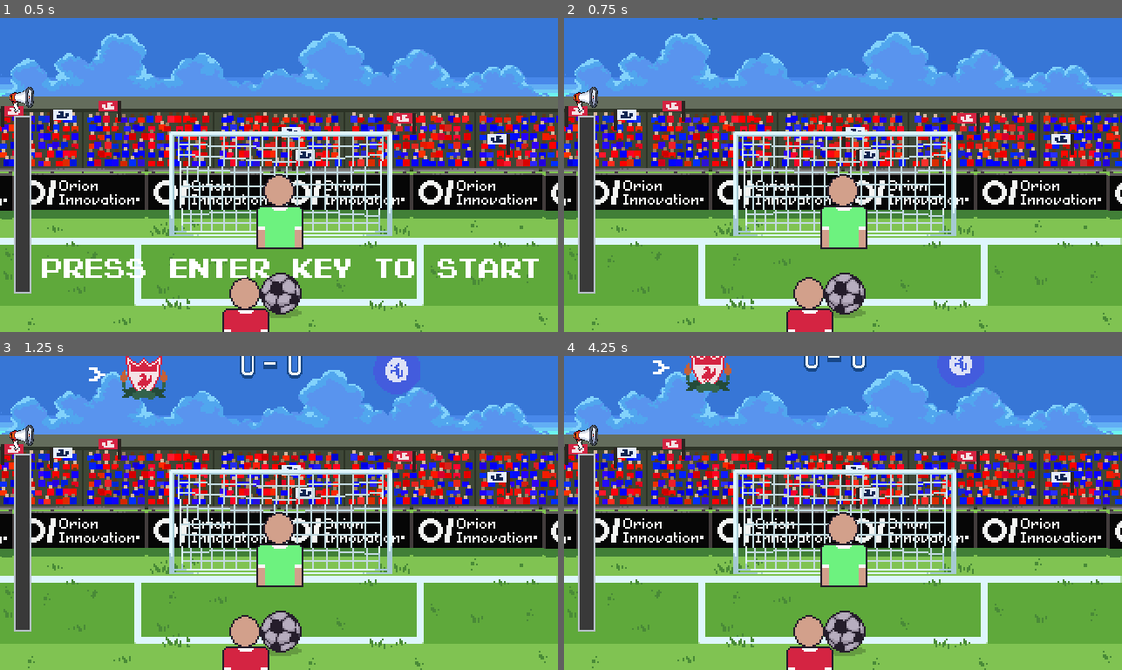
Above: before the commit, frames 1-4 (two rows, left to right).
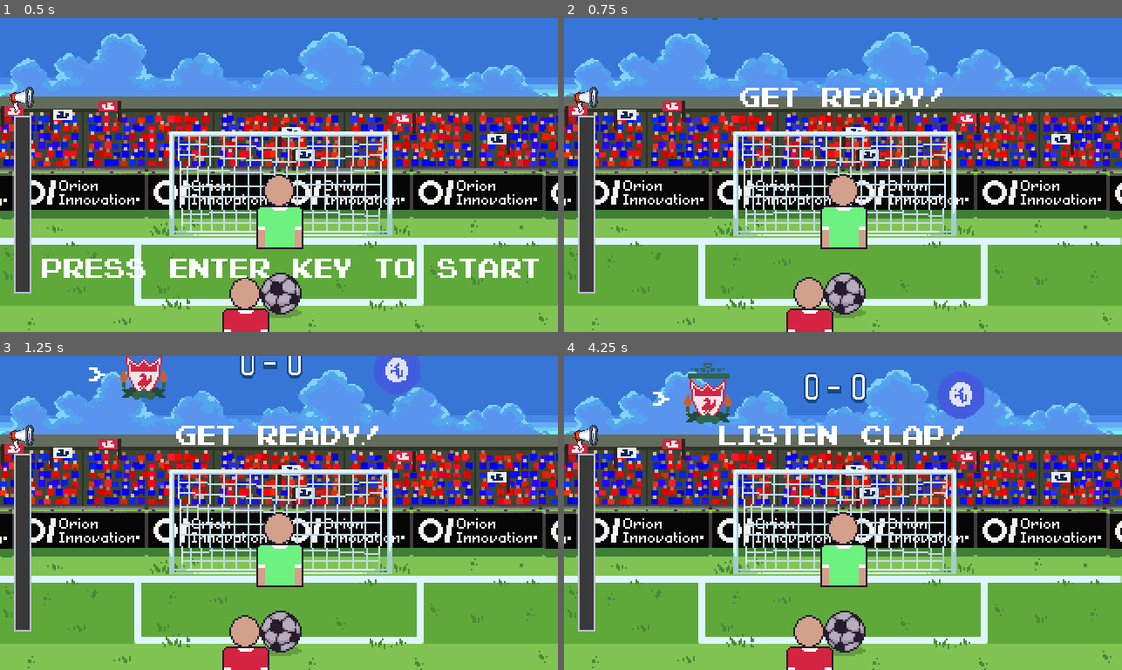
Above: after the commit, the same moments.

Repository: canorion/wegame
Game: Godot game, scene res://stage.tscn
Two runs of this game, one before a commit and one after it. Both use one fixed random seed, a clock stepped at 60 frames per second and the inputs below.
Inputs:
- Up to frame 1 (0.5 s): no input
- Up to frame 2 (0.75 s): tap Enter at 0.5, 0.6 s
- Up to frame 3 (1.25 s): no input
- Up to frame 4 (4.25 s): tap Enter every 0.75 s from 1.35 to 3.6 s

Frame 1 is identical in both runs. In frame 2, 1.0% of the frame differs, in the area x 31-68%, y 22-29%; in frame 3, 1.0%; in frame 4, 4.7%, in the area x 15-76%, y 0-29%.

Commit message:
Change match rule add export

Diff:
--- a/match/ball/ball.tscn
+++ b/match/ball/ball.tscn
@@ -77,6 +77,18 @@
 "update": 0,
 "values": [Vector2(0, -12)]
 }
+tracks/1/type = "value"
+tracks/1/imported = false
+tracks/1/enabled = true
+tracks/1/path = NodePath("Sprite:scale")
+tracks/1/interp = 1
+tracks/1/loop_wrap = true
+tracks/1/keys = {
+"times": PackedFloat32Array(0),
+"transitions": PackedFloat32Array(1),
+"update": 0,
+"values": [Vector2(1, 1)]
+}
 
 [sub_resource type="Animation" id="Animation_gj61k"]
 resource_name = "shoot"
--- a/stage.gd
+++ b/stage.gd
@@ -4,7 +4,8 @@
 @onready var score_ui = $UI/Score
 @onready var results_ui = $UI/Results
 @onready var notice_text = $UI/NoticeText
-@onready var audio_progress = $UI/AudioProgress
+@onready var audio_progress = $UI/AudioProgress/Progress
+@onready var ready_text = $UI/ReadyText
 
 @onready var sounds = {
 	"hold": $Sound/Hold,
@@ -24,11 +25,12 @@
 var away_team_name = ""
 
 var results = {
-	"home": 0,
-	"away": 0,
+	"home": -1,
+	"away": -1,
 }
 
 var current_turn = "home"
+var current_shooter = "home"
 
 @onready var states = {
 	"ready": $States/Ready,
@@ -38,6 +40,8 @@
 	"lose": $States/Lose,
 }
 
+var is_started = false
+
 
 func _ready():
 	if not _fetch_and_init_team_data():
@@ -47,14 +51,20 @@
 
 
 func _unhandled_input(event):
+	if is_started:
+		return
+
 	if event is InputEventKey:
 		if event.pressed and event.keycode == KEY_ENTER:
+			is_started = true
 			_start()
 
 
 func _on_js_message_arrived(msg_dict):
-	if msg_dict.message == "db_level":
+	if msg_dict.message == "db_level_update":
 		_update_audio_progress_value(msg_dict.value)
+	elif msg_dict.message == "db_level":
+		check_cycle(msg_dict.value)
 
 
 func _update_audio_progress_value(value):
@@ -79,7 +89,19 @@
 	change_state("ready")
 
 
-func check_cycle():
+func get_other_side(value):
+	if value == "home":
+		return "away"
+	else:
+		return "home"
+
+
+func check_cycle(value):
+	#results[current_turn] = value
+	var r = RandomNumberGenerator.new()
+	r.randomize()
+	results[current_turn] = r.randf_range(0, 1)
+
 	if current_turn == "home":
 		current_turn = "away"
 
@@ -95,24 +117,67 @@
 		get_node("UI/Score/Container/HomePointer").visible = false
 		get_node("UI/Score/Container/AwayPointer").visible = false
 
-		if results.home > results.away:
-			score_ui.add_score("home")
+		if results[current_shooter] > results[get_other_side(current_shooter)]:
+			score_ui.add_score(current_shooter)
 			change_state("shoot")
-		elif results.home < results.away:
-			score_ui.add_score("away")
+		elif results[current_shooter] < results[get_other_side(current_shooter)]:
 			change_state("miss")
-
-
-func check_result():
-	if score_ui.scores.home >= score_ui.score_limit:
-		results_ui.show_home_win_text()
-	elif score_ui.scores.away >= score_ui.score_limit:
-		results_ui.show_away_win_text()
-	else:
+		else:
+			calculate_results()
+
+
+func calculate_results():
+	if score_ui.current_set >= score_ui.score_limit - 1:
+		check_result()
+	else:
+		score_ui.current_set += 1
+		current_shooter = get_other_side(current_shooter)
 		change_state("ready")
-
 		get_node("UI/Score/Container/HomePointer").visible = true
 		get_node("UI/Score/Container/HomePointer/Animation").play("active")
+
+		if current_shooter == "home":
+			$Match/Shooter.init_shooter(home_team_data.get_shooter_atlas())
+			$Match/Keeper.init_keeper(away_team_data.get_keeper_atlas())
+		else:
+			$Match/Shooter.init_shooter(away_team_data.get_shooter_atlas())
+			$Match/Keeper.init_keeper(home_team_data.get_keeper_atlas())
+
+		results["home"] = -1
+		results["away"] = -1
+
+
+func check_result():
+	#if results["home"] == -1 or results["away"] == -1:
+		#change_state("ready")
+		#if current_turn == "home":
+			#get_node("UI/Score/Container/AwayPointer").visible = true
+			#get_node("UI/Score/Container/AwayPointer/Animation").play("active")
+		#else:
+			#get_node("UI/Score/Container/HomePointer").visible = true
+			#get_node("UI/Score/Container/HomePointer/Animation").play("active")
+		#
+		#return
+
+	if score_ui.scores.home > score_ui.scores.away:
+		results_ui.show_home_win_text()
+	elif score_ui.scores.away > score_ui.scores.home:
+		results_ui.show_away_win_text()
+	else:
+		results_ui.show_draw_text()
+
+	#if score_ui.scores.home >= score_ui.score_limit:
+		#results_ui.show_home_win_text()
+	#elif score_ui.scores.away >= score_ui.score_limit:
+		#results_ui.show_away_win_text()
+	#else:
+		#change_state("ready")
+		#
+		#get_node("UI/Score/Container/HomePointer").visible = true
+		#get_node("UI/Score/Container/HomePointer/Animation").play("active")
+	#
+	#results["home"] = -1
+	#results["away"] = -1
 
 
 func change_state(state):
--- a/stage.tscn
+++ b/stage.tscn
@@ -66,7 +66,7 @@
 tracks/0/interp = 1
 tracks/0/loop_wrap = true
 tracks/0/keys = {
-"times": PackedFloat32Array(0, 0.05, 2, 3.95, 4),
+"times": PackedFloat32Array(0, 0.05, 2, 5.51, 6.4),
 "transitions": PackedFloat32Array(1, 1, 1, 1, 1),
 "values": [{
 "args": [],
@@ -79,10 +79,10 @@
 "method": &"_set_text_listen_clap"
 }, {
 "args": [],
-"method": &"_start_recording"
+"method": &"_set_text_your_turn"
 }, {
 "args": [],
-"method": &"_set_text_your_turn"
+"method": &"_start_recording"
 }]
 }
 
@@ -319,7 +319,6 @@
 offset_top = 52.0
 offset_right = 22.0
 offset_bottom = 154.0
-max_value = 1.0
 step = 0.0
 fill_mode = 3
 texture_under = SubResource("AtlasTexture_r756p")
@@ -335,11 +334,28 @@
 expand_mode = 1
 
 [node name="StartText" parent="UI" instance=ExtResource("10_ipjb6")]
-offset_left = 24.0
+anchors_preset = -1
+anchor_left = 0.525
+anchor_right = 0.525
+offset_left = -144.0
 offset_top = 115.0
-offset_right = 312.0
+offset_right = 144.0
 offset_bottom = 172.0
 text = "Press ENTER key to start"
+horizontal_alignment = 1
+vertical_alignment = 1
+autowrap_mode = 2
+
+[node name="ReadyText" parent="UI" instance=ExtResource("10_ipjb6")]
+visible = false
+anchors_preset = -1
+anchor_left = 0.525
+anchor_right = 0.525
+offset_left = -144.0
+offset_top = 115.0
+offset_right = 144.0
+offset_bottom = 172.0
+text = "Press ENTER key to get ready"
 horizontal_alignment = 1
 vertical_alignment = 1
 autowrap_mode = 2
--- a/states/miss_state.gd
+++ b/states/miss_state.gd
@@ -3,16 +3,36 @@
 
 var stage = null
 var current_turn = ""
+var anim_done = false
+
+
+func _on_ball_anim_finished(anim_name):
+	if anim_name == "shoot" or anim_name == "miss":
+		anim_done = true
+		stage.ready_text.visible = true
+
+
+func _unhandled_input(event):
+	if not anim_done:
+		return
+
+	if event is InputEventKey:
+		if event.pressed and event.keycode == KEY_ENTER:
+			stage.ready_text.visible = false
+			anim_done = false
+			stage.calculate_results()
 
 
 func init(s):
+	anim_done = false
+
 	stage = s
 	stage.notice_text.text = ""
 	current_turn = stage.current_turn
 
+	if not stage.ball.anim.animation_finished.is_connected(_on_ball_anim_finished):
+		stage.ball.anim.animation_finished.connect(_on_ball_anim_finished)
+
 	stage.keeper.anim.play("miss")
 	stage.shooter.anim.play("miss")
 	stage.ball.anim.play("miss")
-
-	var anim_name = await stage.ball.anim.animation_finished
-	stage.check_result()
--- a/states/ready_state.gd
+++ b/states/ready_state.gd
@@ -10,11 +10,12 @@
 
 
 func _ready():
-	if OS.has_feature("web"):
-		window = JavaScriptBridge.get_interface("window")
-		_start_recording()
+	#anim.animation_finished.connect(_on_anim_finished)
 
-	anim.animation_finished.connect(_on_anim_finished)
+	if not OS.has_feature("web"):
+		return
+
+	window = JavaScriptBridge.get_interface("window")
 
 
 func init(s):
@@ -22,7 +23,12 @@
 	stage.notice_text.text = ""
 	current_turn = stage.current_turn
 
+	anim.stop(true)
 	anim.play("active")
+
+	stage.keeper.anim.stop(true)
+	stage.shooter.anim.stop(true)
+	stage.ball.anim.stop(true)
 
 	stage.keeper.anim.play("ready")
 	stage.shooter.anim.play("ready")
@@ -45,24 +51,8 @@
 	stage.play_sound("music")
 
 
-func _on_anim_finished(anim_name):
-	#WebRequest.request_match_result()
-	#var req = await WebRequest.match_result_req.request_completed
-	#var status = JSON.parse_string(req[3].get_string_from_utf8())
-	#var status = {
-		#"win": "away",
-	#}
-
-	var random = RandomNumberGenerator.new()
-	random.randomize()
-
-	var status = {
-		"db_level": random.randf_range(0.2, 0.3),
-	}
-
-	stage.results[current_turn] = status.db_level
-
-	stage.check_cycle()
+#func _on_anim_finished(anim_name):
+	#stage.check_cycle()
 
 
 func _start_recording():
--- a/states/shoot_state.gd
+++ b/states/shoot_state.gd
@@ -3,17 +3,36 @@
 
 var stage = null
 var current_turn = ""
+var anim_done = false
+
+
+func _on_ball_anim_finished(anim_name):
+	if anim_name == "shoot" or anim_name == "miss":
+		anim_done = true
+		stage.ready_text.visible = true
+
+
+func _unhandled_input(event):
+	if not anim_done:
+		return
+
+	if event is InputEventKey:
+		if event.pressed and event.keycode == KEY_ENTER:
+			stage.ready_text.visible = false
+			anim_done = false
+			stage.calculate_results()
 
 
 func init(s):
+	anim_done = false
+
 	stage = s
 	stage.notice_text.text = ""
 	current_turn = stage.current_turn
 
+	if not stage.ball.anim.animation_finished.is_connected(_on_ball_anim_finished):
+		stage.ball.anim.animation_finished.connect(_on_ball_anim_finished)
+
 	stage.keeper.anim.play("shoot")
 	stage.shooter.anim.play("shoot")
 	stage.ball.anim.play("shoot")
-
-	var anim_name = await stage.ball.anim.animation_finished
-
-	stage.check_result()
--- a/ui/score/score.gd
+++ b/ui/score/score.gd
@@ -12,7 +12,8 @@
 	"away": 0,
 }
 
-var score_limit = 3
+var score_limit = 2
+var current_set = 0
 
 
 func init_team_logos(home_logo_tex, away_logo_tex):
--- a/ui/score/score.tscn
+++ b/ui/score/score.tscn
@@ -264,8 +264,9 @@
 anchors_preset = 5
 anchor_left = 0.5
 anchor_right = 0.5
+offset_left = -160.0
 offset_top = -48.0
-offset_right = 320.0
+offset_right = 160.0
 offset_bottom = 132.0
 grow_horizontal = 2
 
@@ -329,9 +330,9 @@
 anchors_preset = -1
 anchor_left = 0.5
 anchor_right = 0.5
-offset_left = 39.0
+offset_left = -121.0
 offset_top = 14.0
-offset_right = 50.0
+offset_right = -110.0
 offset_bottom = 34.0
 text = ">"
 horizontal_alignment = 2
@@ -348,9 +349,9 @@
 anchors_preset = -1
 anchor_left = 0.5
 anchor_right = 0.5
-offset_left = 263.0
+offset_left = 103.0
 offset_top = 14.0
-offset_right = 274.0
+offset_right = 114.0
 offset_bottom = 34.0
 text = "<"
 horizontal_alignment = 2
Not shown, added: export/requirements.txt
Not shown, added: export/run.txt
Not shown, added: export/Caddyfile
Not shown, added: export/Dockerfile
Not shown, added: export/Hackathon Orion Sports Game.apple-touch-icon.png
Not shown, added: export/Hackathon Orion Sports Game.audio.worklet.js
Not shown, added: export/Hackathon Orion Sports Game.html
Not shown, added: export/Hackathon Orion Sports Game.icon.png
Not shown, added: export/Hackathon Orion Sports Game.js
Not shown, added: export/Hackathon Orion Sports Game.pck
Not shown, added: export/Hackathon Orion Sports Game.png
Not shown, added: export/Hackathon Orion Sports Game.wasm
(and 6 more such lines)
